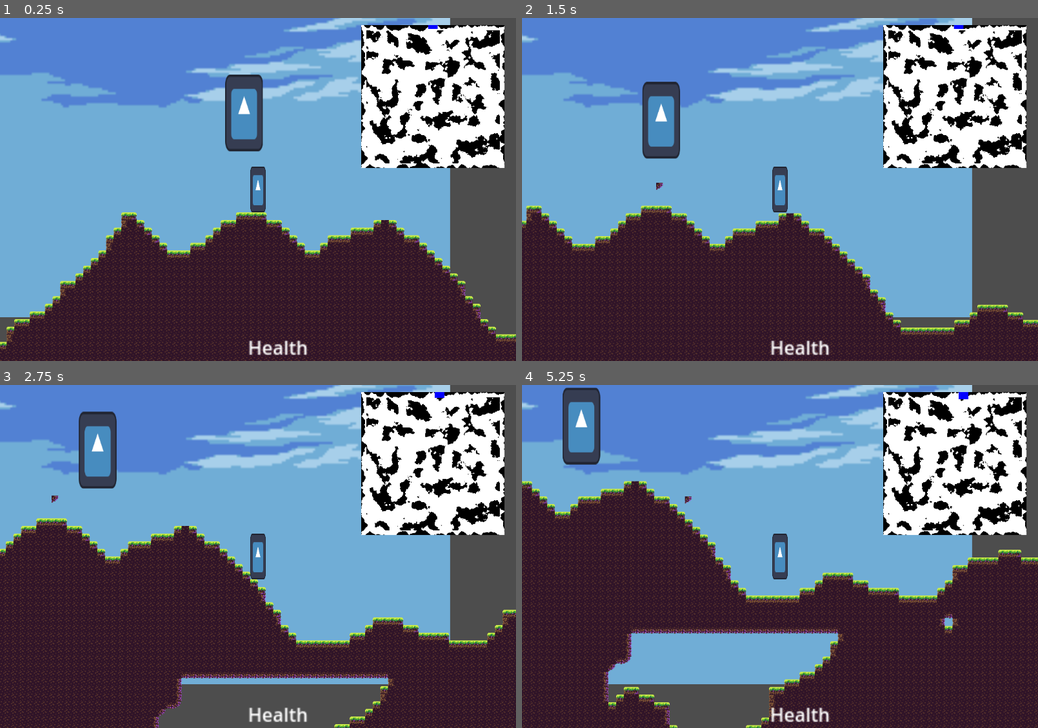
Above: before the commit, frames 1-4 (two rows, left to right).
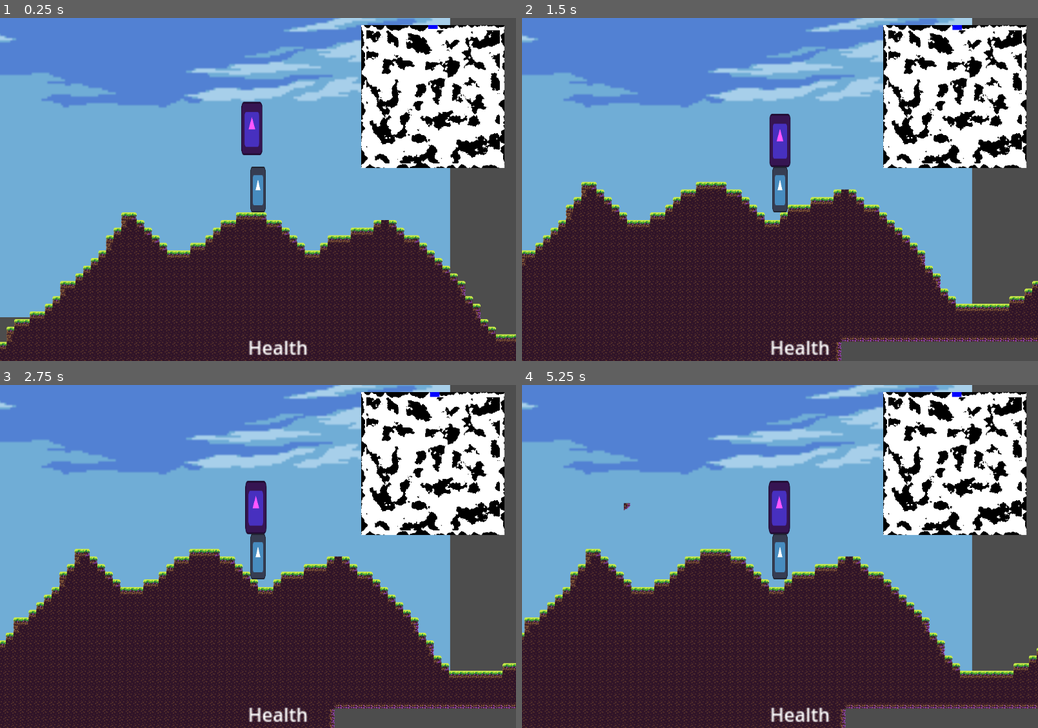
Above: after the commit, the same moments.

Repository: EamonnER/TerraWorlds
Game: Godot game, scene res://game.tscn
Same seed, same stepped clock (60 frames per second), same inputs: the game is played once before the commit and once after it. The engine's default icon, where the game draws it, is replaced by a stand-in: a white triangle on a blue panel in a dark square.
Inputs (mouse positions are in pixels of both pictures, inside the frame that each line leads up to):
- Up to frame 1 (0.25 s): no input
- Up to frame 2 (1.5 s): move the mouse to (893, 172) at 0.52 s; hold D (game_right) from 0.53 s (still down); click (893, 172) at 0.6 s; tap Space (game_jump) at 0.77 s; move the mouse to (676, 206) at 1.27 s; right-click (676, 206) at 1.35 s
- Up to frame 3 (2.75 s): tap Space (game_jump) at 1.52 s; move the mouse to (309, 481) at 2.02 s; release D (game_right) at 2.03 s; hold A (game_left) from 2.03 s (still down); click (309, 481) at 2.1 s
- Up to frame 4 (5.25 s): move the mouse to (754, 625) at 2.77 s; release A (game_left) at 2.78 s; hold D (game_right) 2.78-4.28 s; right-click (754, 625) at 2.85 s; tap Space (game_jump) at 3.02, 3.77, 4.52 s; move the mouse to (934, 607) at 3.52 s; click (934, 607) at 3.6 s; move the mouse to (625, 505) at 4.27 s; hold A (game_left) 4.28-5.03 s; right-click (625, 505) at 4.35 s; move the mouse to (805, 556) at 5.02 s; hold D (game_right) from 5.03 s (still down); click (805, 556) at 5.1 s

The runs differ from the first frame. In frame 1, 1.7% of the frame differs, in the area x 43-51%, y 16-40%; in frame 2, 21%; in frame 3, 23%; in frame 4, 35%, in the area x 0-100%, y 0-100%.

Commit message:
Improved Entity Physics
Entities have physics and follow player like how a player walks.

Diff:
--- a/scripts/Player.gd
+++ b/scripts/Player.gd
@@ -1,4 +1,6 @@
 extends "res://scripts/entity.gd"
+
+const SPEED_MODIFIER = 3
 
 var debug_mode = false
 
@@ -53,16 +55,16 @@
 
 		# Apply acceleration or decelleration
 		if sign(horizontal_direction) == sign(new_velocity.x):
-			new_velocity.x = move_toward(new_velocity.x, SPEED*horizontal_direction, ACCELERATION*delta)
+			new_velocity.x = move_toward(new_velocity.x, (SPEED*SPEED_MODIFIER)*horizontal_direction, ACCELERATION*delta)
 		else:
-			new_velocity.x = move_toward(new_velocity.x, SPEED*horizontal_direction, DECELERATION*delta)
+			new_velocity.x = move_toward(new_velocity.x, (SPEED*SPEED_MODIFIER)*horizontal_direction, DECELERATION*delta)
 
 	# Debug Movement
 	else:
 		var horizontal_direction =  Input.get_axis("game_left", "game_right")
 		var vertical_direction = Input.get_axis("game_up", "game_down")
-		new_velocity.x = move_toward(new_velocity.x, SPEED*horizontal_direction*10, ACCELERATION*delta*10)
-		new_velocity.y = move_toward(new_velocity.y, SPEED*vertical_direction*10, ACCELERATION*delta*10)
+		new_velocity.x = move_toward(new_velocity.x, (SPEED*SPEED_MODIFIER)*horizontal_direction*10, ACCELERATION*delta*10)
+		new_velocity.y = move_toward(new_velocity.y, (SPEED*SPEED_MODIFIER)*vertical_direction*10, ACCELERATION*delta*10)
 
 	# Primary action input (LMB)
 	if Input.is_action_just_pressed("game_primary_action"):
--- a/scripts/entity.gd
+++ b/scripts/entity.gd
@@ -1,7 +1,7 @@
 extends CharacterBody2D
 
 
-const SPEED = 300.0
+const SPEED = 100.0
 const ACCELERATION = 1000.0
 const DECELERATION = 1500.0
 const TERMINAL_VELOCITY = 8000.0
@@ -80,10 +80,11 @@
 	var new_velocity = get_relative_velocity()
 	if motion_mode == MotionMode.MOTION_MODE_GROUNDED:
 		if not is_on_floor():  # Add gravity
+
 			new_velocity.y = move_toward(new_velocity.y, TERMINAL_VELOCITY, gravity*delta)
 
 		if rotation_updated:
-			new_velocity.x = SPEED * 2.5 * sign(new_velocity.x)
+			new_velocity.x = SPEED * 7.5 * sign(new_velocity.x)
 
 	else:
 		pass
--- a/scripts/skeleton_enemy.gd
+++ b/scripts/skeleton_enemy.gd
@@ -1,9 +1,12 @@
 extends "res://scripts/entity.gd"
 
+# SPEED_MODIFIER * SPEED is the final entity speed.
+const SPEED_MODIFIER = 1
+
 # Called when the node enters the scene tree for the first time.
+
 func _ready() -> void:
-
-	pass # Replace with function body.
+	pass
 
 
 func _on_detection_area_body_entered(body: Node2D) -> void:
@@ -16,17 +19,27 @@
 
 func _on_detection_area_body_exited(body: Node2D) -> void:
 	print("Exited Detection Area")
-
 	targeting_actor = null
 	is_following = false
 
 	pass # Replace with function body.
 
 func _physics_process(delta: float) -> void:
-	#super._physics_process(delta)  # Runs parent physics first
+	super._physics_process(delta)  # Runs parent physics first
 
+	# Experiemental Logic for enemy following player.
+	# temp is a temporary variable to calculate the direction the enemy should move in.
+	# this should be changed because it is not ideal and causes issues when an enemy is directly above player.
+	var temp
+	var new_velocity = get_relative_velocity()
+	if targeting_actor:
+		temp = targeting_actor.position - position
+		#print(temp)
 	if is_following:
-		position += (targeting_actor.position - position)/SPEED
+		new_velocity.x = move_toward(new_velocity.x, SPEED*SPEED_MODIFIER*sign(temp.x), ACCELERATION*delta)
+
+	set_relative_velocity(new_velocity)
+	move_and_slide()
 
 
 
--- a/skeleton_enemy.tscn
+++ b/skeleton_enemy.tscn
@@ -7,27 +7,33 @@
 radius = 493.434
 
 [sub_resource type="RectangleShape2D" id="RectangleShape2D_ikqwv"]
-size = Vector2(79.5, 161)
+size = Vector2(64.2927, 158.466)
 
 [node name="skeleton_enemy" type="CharacterBody2D"]
+scale = Vector2(2.28809, 2.28809)
 script = ExtResource("1_w0fah")
 
 [node name="Sprite2D" type="Sprite2D" parent="."]
+modulate = Color(1, 0.341176, 1, 1)
 position = Vector2(-1.90735e-06, -7.62939e-06)
-scale = Vector2(0.617188, 1.25781)
+scale = Vector2(0.151915, 0.380853)
 texture = ExtResource("1_2l8po")
 
 [node name="detection_area" type="Area2D" parent="."]
-position = Vector2(11, 68)
+position = Vector2(6, 38)
+scale = Vector2(0.556955, 0.556955)
 collision_layer = 2
 collision_mask = 2
 
 [node name="CollisionShape2D" type="CollisionShape2D" parent="detection_area"]
 position = Vector2(-11, -68)
+scale = Vector2(0.519849, 0.519849)
 shape = SubResource("CircleShape2D_a85lc")
 
 [node name="CollisionShape2D" type="CollisionShape2D" parent="."]
-position = Vector2(0.25, 0)
+position = Vector2(-0.218523, -0.237263)
+rotation = -3.14159
+scale = Vector2(0.305898, 0.305898)
 shape = SubResource("RectangleShape2D_ikqwv")
 
 [connection signal="body_entered" from="detection_area" to="." method="_on_detection_area_body_entered"]
